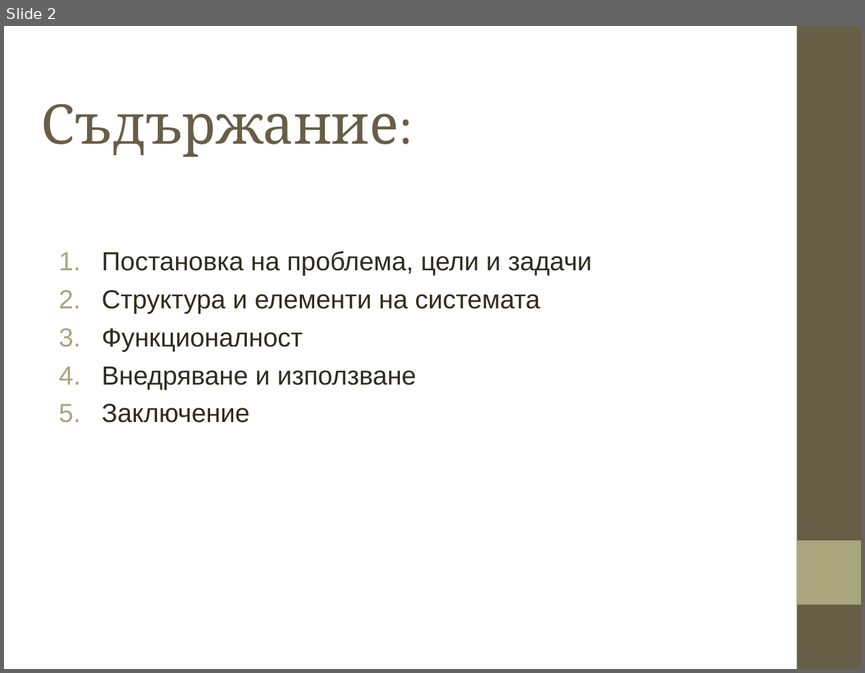
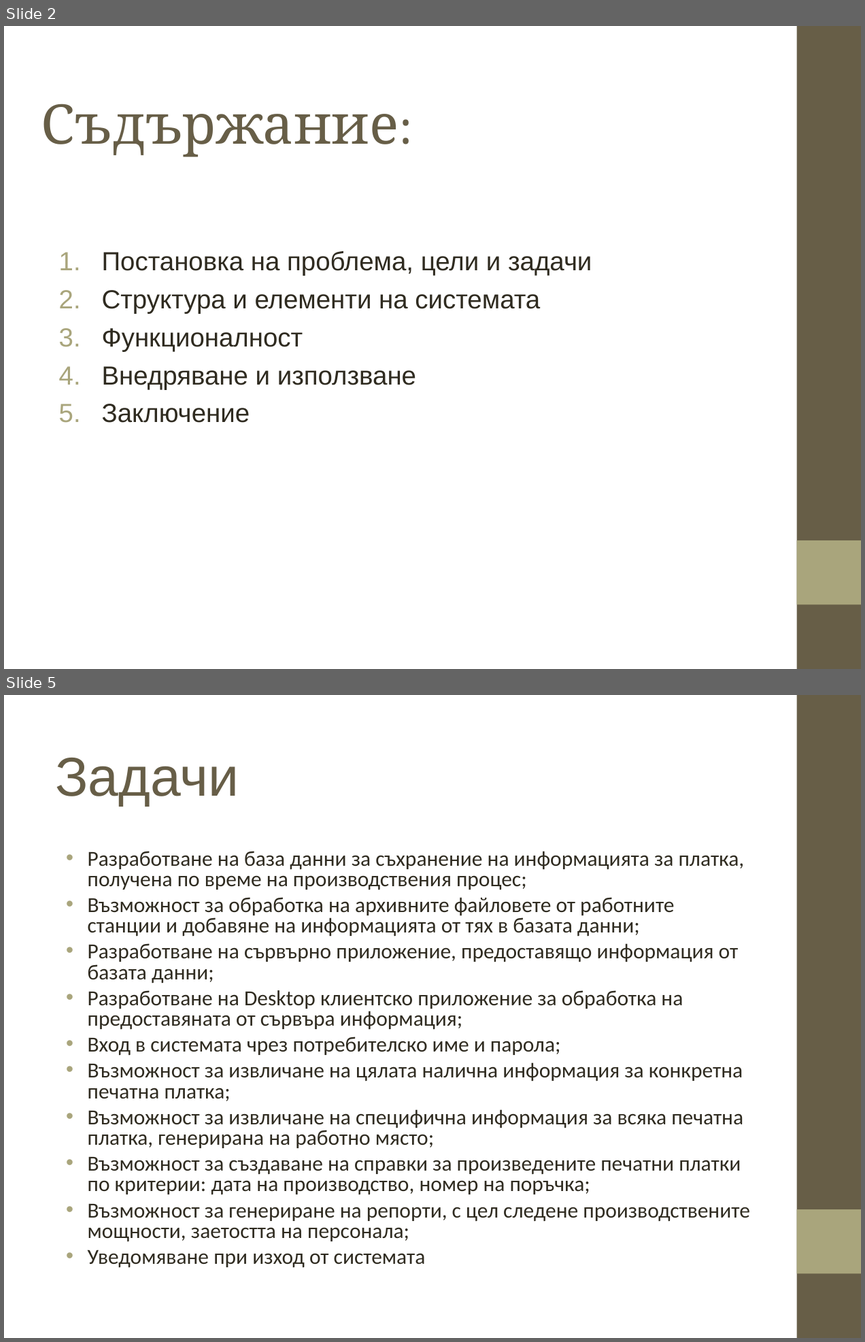
Before and after one commit to parbov/BSc_Dipl, a slide deck: documentation/presentation_Petko.ppt. Shown one above the other, each under a label of ours: slide 2 before the commit, slides 2 and 5 after it; the slides between them are not shown. The pictures are 865x673 and 865x1342 pixels, drawn with LibreOffice and Linux fonts; fonts in the diff are those of the drawing; background and template pictures are left out. Boxes give left, top, right and bottom in pixels: in the first picture for what was removed or moved away, otherwise in the second. Text is boxed around its words. In the diff, an @@ line names an element or a change of style, - is before the commit and + after.

```diff
--- a/documentation/presentation_Petko.ppt
+++ b/documentation/presentation_Petko.ppt
@@ slide 5 added at [4,695,861,1338], background picture (left out); not listed: 2 template elements that a slide beside it also shows @@
@@ title added at [55,758,239,806], 46 pt, text #675E47 @@
+Задачи
@@ text added at [88,851,750,1267], 18 pt, text #2F2B20 @@
+• Разработване на база данни за съхранение на информацията за платка, получена по време на производствения процес;
+• Възможност за обработка на архивните файловете от работните станции и добавяне на информацията от тях в базата данни;
+• Разработване на сървърно приложение, предоставящо информация от базата данни;
+• Разработване на Desktop клиентско приложение за обработка на предоставяната от сървъра информация;
+• Вход в системата чрез потребителско име и парола;
+• Възможност за извличане на цялата налична информация за конкретна печатна платка;
+• Възможност за извличане на специфична информация за всяка печатна платка, генерирана на работно място;
+• Възможност за създаване на справки за произведените печатни платки по критерии: дата на производство, номер на поръчка;
+• Възможност за генериране на репорти, с цел следене производствените мощности, заетостта на персонала;
+• Уведомяване при изход от системата
```
Also in this commit, not shown: 6 slides changed, 6 other slides added, 5 slides removed.
